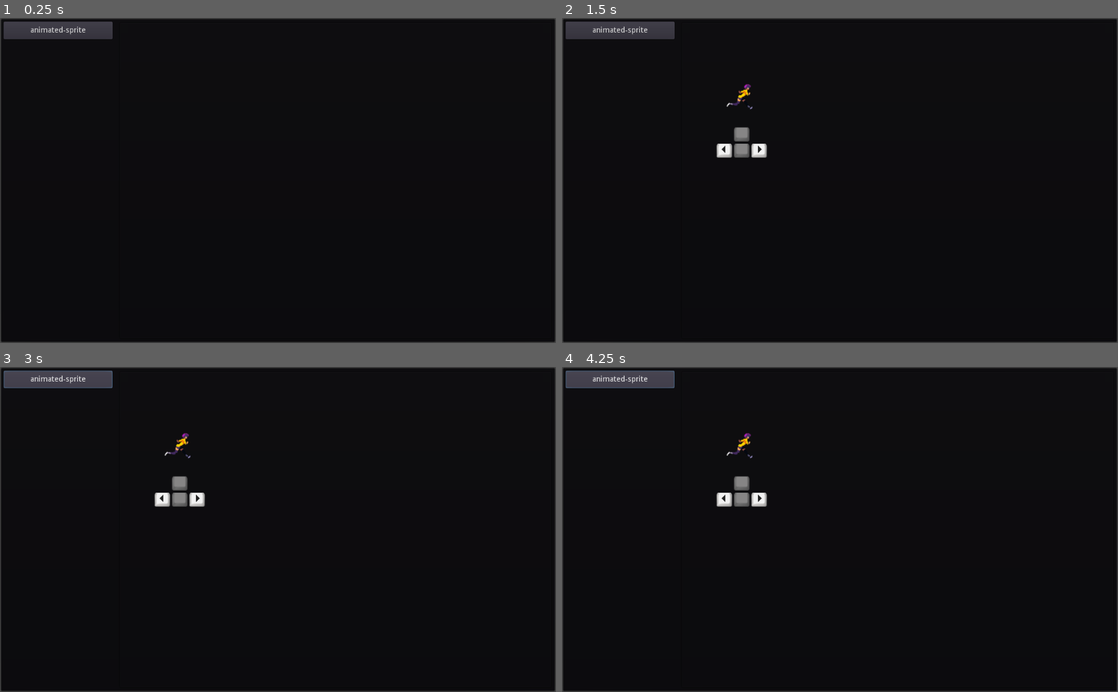
Above: before the commit, frames 1-4 (two rows, left to right).
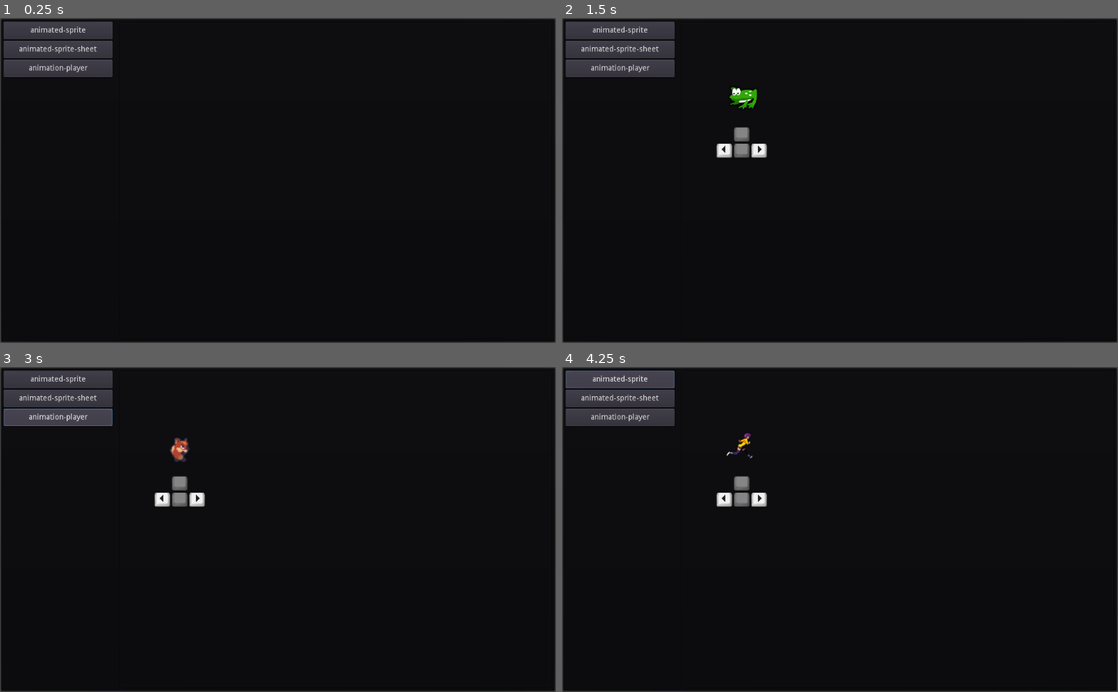
Above: after the commit, the same moments.

Repository: graydwarf/gc-2d-sprite-animations
Game: Godot game, scene res://2d-sprite-animation-examples.tscn
Same seed, same stepped clock (60 frames per second), same inputs: the game is played once before the commit and once after it.
Inputs (mouse positions are in pixels of both pictures, inside the frame that each line leads up to):
- Up to frame 1 (0.25 s): no input
- Up to frame 2 (1.5 s): click "animated-sprite" (after the commit: "animated-sprite-sheet") at 0.5 s; click (723, 151) at 1.25 s
- Up to frame 3 (3 s): click (194, 500) at 2 s; click "animated-sprite" (after the commit: "animation-player") at 2.75 s
- Up to frame 4 (4.25 s): click "animated-sprite" at 3.5 s

The runs differ from the first frame. In frame 1, 2.1% of the frame differs, in the area x 0-21%, y 7-19%; in frame 2, 2.4%; in frame 3, 2.4%, in the area x 0-35%, y 1-30%; in frame 4, 2.1%.

Commit message:
Added two new examples. Sprite-sheet and animation-player

Diff:
--- /dev/null
+++ b/examples/animated-sprite-sheet.gd
@@ -0,0 +1,80 @@
+extends Node2D
+
+# Keyboard Buttons:
+#   https://docs.godotengine.org/en/stable/classes/class_animatedsprite.html
+
+# Animated Sprite Tutorial:
+#   https://docs.godotengine.org/en/stable/tutorials/2d/2d_sprite_animation.html
+
+onready var _animatedSprite = $AnimatedSprite
+var _facingDirection = ""
+
+var _listOfEventKeysForUiLeft : Array
+var _listOfEventKeysForUiRight : Array
+
+# Note: Input handling is primitive to keep code minimal.
+func _process(_delta):
+	if _facingDirection == "" && Input.is_action_pressed("ui_left"):
+		MoveInDirection("Left")
+	elif _facingDirection == "" && Input.is_action_pressed("ui_right"):
+		MoveInDirection("Right")
+
+	if _facingDirection == "Left" && Input.is_action_just_released("ui_left"):
+		StopMovement()
+	elif _facingDirection == "Right" && Input.is_action_just_released("ui_right"):
+		StopMovement()
+
+func MoveInDirection(dir):
+	_animatedSprite.play("jump")
+	_facingDirection = dir
+	if dir == "Right":
+		_animatedSprite.flip_h = true
+	else:
+		_animatedSprite.flip_h = false
+
+func StopMovement():
+	_animatedSprite.stop()
+	_facingDirection = ""
+
+# Note: These key bindings can normally be done through
+# Project Settings -> Input Map but we load this project
+# inside Godot Companion where we swap out different key
+# bindings between different examples.
+func AddKeyBindings():
+	var listOfLeftBinds = [KEY_A, KEY_J]
+	var listOfRightBinds = [KEY_D, KEY_L]
+	for key in listOfLeftBinds:
+		var inputEventKey = AddInputEventKey(key, "ui_left")
+		_listOfEventKeysForUiLeft.append(inputEventKey)
+
+	for key in listOfRightBinds:
+		var inputEventKey = AddInputEventKey(key, "ui_right")
+		_listOfEventKeysForUiRight.append(inputEventKey)
+
+func AddInputEventKey(key, uiEventName):
+	var inputEventKey = InputEventKey.new()
+	inputEventKey.scancode = key
+	InputMap.action_add_event(uiEventName, inputEventKey)
+	return inputEventKey
+
+func RemoveKeyBindings():
+	for key in _listOfEventKeysForUiLeft:
+		InputMap.action_erase_event("ui_left", key)
+
+	for key in _listOfEventKeysForUiRight:
+		InputMap.action_erase_event("ui_right", key)
+
+	_listOfEventKeysForUiLeft.clear()
+	_listOfEventKeysForUiRight.clear()
+
+# shared support functions
+# used when running locally
+# used when running within godot-companion
+func Start():
+	AddKeyBindings()
+
+func Stop():
+	RemoveKeyBindings()
+
+func GetGodotDocUrl():
+	return "tutorials/2d/2d_sprite_animation.html"
--- /dev/null
+++ b/examples/animated-sprite-sheet.tscn
@@ -0,0 +1,52 @@
+[gd_scene load_steps=10 format=2]
+
+[ext_resource path="res://assets/sprite-sheet/2d_animation_frog_spritesheet.png" type="Texture" id=1]
+[ext_resource path="res://examples/animated-sprite-sheet.gd" type="Script" id=2]
+[ext_resource path="res://examples/left-right-keyboard-keys.tscn" type="PackedScene" id=10]
+
+[sub_resource type="AtlasTexture" id=1]
+flags = 4
+atlas = ExtResource( 1 )
+region = Rect2( 0, 0, 64, 64 )
+
+[sub_resource type="AtlasTexture" id=2]
+flags = 4
+atlas = ExtResource( 1 )
+region = Rect2( 64, 0, 64, 64 )
+
+[sub_resource type="AtlasTexture" id=3]
+flags = 4
+atlas = ExtResource( 1 )
+region = Rect2( 128, 0, 64, 64 )
+
+[sub_resource type="AtlasTexture" id=4]
+flags = 4
+atlas = ExtResource( 1 )
+region = Rect2( 192, 0, 64, 64 )
+
+[sub_resource type="SpriteFrames" id=5]
+animations = [ {
+"frames": [ SubResource( 1 ), SubResource( 2 ), SubResource( 3 ), SubResource( 4 ) ],
+"loop": true,
+"name": "jump",
+"speed": 5.0
+} ]
+
+[sub_resource type="RectangleShape2D" id=6]
+extents = Vector2( 31, 31 )
+
+[node name="animated-sprite-sheet" type="KinematicBody2D"]
+script = ExtResource( 2 )
+
+[node name="AnimatedSprite" type="AnimatedSprite" parent="."]
+position = Vector2( 113, 131 )
+frames = SubResource( 5 )
+animation = "jump"
+
+[node name="KeyboardKeys" parent="." instance=ExtResource( 10 )]
+position = Vector2( 63.8999, 220.954 )
+
+[node name="CollisionShape2D" type="CollisionShape2D" parent="."]
+visible = false
+position = Vector2( 112, 137 )
+shape = SubResource( 6 )
--- a/examples/animated-sprite.tscn
+++ b/examples/animated-sprite.tscn
@@ -1,14 +1,14 @@
 [gd_scene load_steps=13 format=2]
 
-[ext_resource path="res://assets/run_animation/run-6.png" type="Texture" id=1]
-[ext_resource path="res://assets/run_animation/run-7.png" type="Texture" id=2]
+[ext_resource path="res://assets/run-animation/run-6.png" type="Texture" id=1]
+[ext_resource path="res://assets/run-animation/run-7.png" type="Texture" id=2]
 [ext_resource path="res://examples/animated-sprite.gd" type="Script" id=3]
-[ext_resource path="res://assets/run_animation/run-3.png" type="Texture" id=4]
-[ext_resource path="res://assets/run_animation/run-4.png" type="Texture" id=5]
-[ext_resource path="res://assets/run_animation/run-1.png" type="Texture" id=6]
-[ext_resource path="res://assets/run_animation/run-2.png" type="Texture" id=7]
-[ext_resource path="res://assets/run_animation/run-8.png" type="Texture" id=8]
-[ext_resource path="res://assets/run_animation/run-5.png" type="Texture" id=9]
+[ext_resource path="res://assets/run-animation/run-3.png" type="Texture" id=4]
+[ext_resource path="res://assets/run-animation/run-4.png" type="Texture" id=5]
+[ext_resource path="res://assets/run-animation/run-1.png" type="Texture" id=6]
+[ext_resource path="res://assets/run-animation/run-2.png" type="Texture" id=7]
+[ext_resource path="res://assets/run-animation/run-8.png" type="Texture" id=8]
+[ext_resource path="res://assets/run-animation/run-5.png" type="Texture" id=9]
 [ext_resource path="res://examples/left-right-keyboard-keys.tscn" type="PackedScene" id=10]
 
 [sub_resource type="SpriteFrames" id=1]
--- /dev/null
+++ b/examples/animation-player.gd
@@ -0,0 +1,80 @@
+extends Node2D
+
+# Keyboard Buttons:
+#   https://docs.godotengine.org/en/stable/classes/class_animatedsprite.html
+
+# Animated Sprite Tutorial:
+#   https://docs.godotengine.org/en/stable/tutorials/2d/2d_sprite_animation.html
+
+onready var _animation_player = $AnimationPlayer
+var _facingDirection = ""
+
+var _listOfEventKeysForUiLeft : Array
+var _listOfEventKeysForUiRight : Array
+
+# Note: Input handling is primitive to keep code minimal.
+func _process(_delta):
+	if _facingDirection == "" && Input.is_action_pressed("ui_left"):
+		MoveInDirection("Left")
+	elif _facingDirection == "" && Input.is_action_pressed("ui_right"):
+		MoveInDirection("Right")
+
+	if _facingDirection == "Left" && Input.is_action_just_released("ui_left"):
+		StopMovement()
+	elif _facingDirection == "Right" && Input.is_action_just_released("ui_right"):
+		StopMovement()
+
+func MoveInDirection(dir):
+	_animation_player.play("walk")
+	_facingDirection = dir
+	if dir == "Left":
+		$Sprite.flip_h = true
+	else:
+		$Sprite.flip_h = false
+
+func StopMovement():
+	_animation_player.stop()
+	_facingDirection = ""
+
+# Note: These key bindings can normally be done through
+# Project Settings -> Input Map but we load this project
+# inside Godot Companion where we swap out different key
+# bindings between different examples.
+func AddKeyBindings():
+	var listOfLeftBinds = [KEY_A, KEY_J]
+	var listOfRightBinds = [KEY_D, KEY_L]
+	for key in listOfLeftBinds:
+		var inputEventKey = AddInputEventKey(key, "ui_left")
+		_listOfEventKeysForUiLeft.append(inputEventKey)
+
+	for key in listOfRightBinds:
+		var inputEventKey = AddInputEventKey(key, "ui_right")
+		_listOfEventKeysForUiRight.append(inputEventKey)
+
+func AddInputEventKey(key, uiEventName):
+	var inputEventKey = InputEventKey.new()
+	inputEventKey.scancode = key
+	InputMap.action_add_event(uiEventName, inputEventKey)
+	return inputEventKey
+
+func RemoveKeyBindings():
+	for key in _listOfEventKeysForUiLeft:
+		InputMap.action_erase_event("ui_left", key)
+
+	for key in _listOfEventKeysForUiRight:
+		InputMap.action_erase_event("ui_right", key)
+
+	_listOfEventKeysForUiLeft.clear()
+	_listOfEventKeysForUiRight.clear()
+
+# shared support functions
+# used when running locally
+# used when running within godot-companion
+func Start():
+	AddKeyBindings()
+
+func Stop():
+	RemoveKeyBindings()
+
+func GetGodotDocUrl():
+	return "tutorials/2d/2d_sprite_animation.html"
--- /dev/null
+++ b/examples/animation-player.tscn
@@ -0,0 +1,46 @@
+[gd_scene load_steps=6 format=2]
+
+[ext_resource path="res://assets/animation-player-sheet/2d_animation_player-run.png" type="Texture" id=1]
+[ext_resource path="res://examples/animation-player.gd" type="Script" id=2]
+[ext_resource path="res://examples/left-right-keyboard-keys.tscn" type="PackedScene" id=10]
+
+[sub_resource type="RectangleShape2D" id=1]
+extents = Vector2( 31, 31 )
+
+[sub_resource type="Animation" id=2]
+resource_name = "walk"
+length = 0.6
+loop = true
+tracks/0/type = "value"
+tracks/0/path = NodePath("Sprite:frame")
+tracks/0/interp = 1
+tracks/0/loop_wrap = true
+tracks/0/imported = false
+tracks/0/enabled = true
+tracks/0/keys = {
+"times": PoolRealArray( 0, 0.1, 0.2, 0.3, 0.4, 0.5 ),
+"transitions": PoolRealArray( 1, 1, 1, 1, 1, 1 ),
+"update": 1,
+"values": [ 0, 1, 2, 3, 4, 5 ]
+}
+
+[node name="animation-player" type="KinematicBody2D"]
+script = ExtResource( 2 )
+
+[node name="Sprite" type="Sprite" parent="."]
+position = Vector2( 113, 136 )
+scale = Vector2( 2, 2 )
+texture = ExtResource( 1 )
+hframes = 6
+frame = 5
+
+[node name="CollisionShape2D" type="CollisionShape2D" parent="."]
+visible = false
+position = Vector2( 112, 137 )
+shape = SubResource( 1 )
+
+[node name="AnimationPlayer" type="AnimationPlayer" parent="."]
+anims/walk = SubResource( 2 )
+
+[node name="KeyboardKeys" parent="." instance=ExtResource( 10 )]
+position = Vector2( 63.8999, 220.954 )
--- a/examples/left-right-keyboard-keys.tscn
+++ b/examples/left-right-keyboard-keys.tscn
@@ -45,7 +45,3 @@
 __meta__ = {
 "_edit_use_anchors_": false
 }
-[connection signal="button_down" from="LeftButton" to="." method="_on_LeftButton_button_down"]
-[connection signal="button_up" from="LeftButton" to="." method="_on_LeftButton_button_up"]
-[connection signal="button_down" from="RightButton" to="." method="_on_RightButton_button_down"]
-[connection signal="button_up" from="RightButton" to="." method="_on_RightButton_button_up"]
--- a/support/examples.tscn
+++ b/support/examples.tscn
@@ -1,7 +1,9 @@
-[gd_scene load_steps=3 format=2]
+[gd_scene load_steps=5 format=2]
 
 [ext_resource path="res://examples/animated-sprite.tscn" type="PackedScene" id=1]
+[ext_resource path="res://examples/animated-sprite-sheet.tscn" type="PackedScene" id=2]
 [ext_resource path="res://support/examples.gd" type="Script" id=3]
+[ext_resource path="res://examples/animation-player.tscn" type="PackedScene" id=4]
 
 [node name="examples" type="HBoxContainer"]
 anchor_right = 1.0
@@ -64,3 +66,9 @@
 
 [node name="animated-sprite" parent="HSplitContainer/PanelContainer" instance=ExtResource( 1 )]
 visible = false
+
+[node name="animated-sprite-sheet" parent="HSplitContainer/PanelContainer" instance=ExtResource( 2 )]
+visible = false
+
+[node name="animation-player" parent="HSplitContainer/PanelContainer" instance=ExtResource( 4 )]
+visible = false
--- a/support/gc-examples.tscn
+++ b/support/gc-examples.tscn
@@ -1,8 +1,16 @@
-[gd_scene load_steps=2 format=2]
+[gd_scene load_steps=4 format=2]
 
+[ext_resource path="res://examples/animation-player.tscn" type="PackedScene" id=1]
 [ext_resource path="res://examples/animated-sprite.tscn" type="PackedScene" id=2]
+[ext_resource path="res://examples/animated-sprite-sheet.tscn" type="PackedScene" id=3]
 
 [node name="GC-Examples" type="Node2D"]
 
 [node name="animated-sprite" parent="." instance=ExtResource( 2 )]
 visible = false
+
+[node name="animated-sprite-sheet" parent="." instance=ExtResource( 3 )]
+visible = false
+
+[node name="animation-player" parent="." instance=ExtResource( 1 )]
+visible = false
Binary file added: assets/animation-player-sheet/2d_animation_player-run.png
Not shown, added: assets/animation-player-sheet/2d_animation_player-run.png.import
Renamed: assets/run_animation/run-1.png -> assets/run-animation/run-1.png
Not shown, added: assets/run-animation/run-1.png.import
Renamed: assets/run_animation/run-2.png -> assets/run-animation/run-2.png
Not shown, added: assets/run-animation/run-2.png.import
Renamed: assets/run_animation/run-3.png -> assets/run-animation/run-3.png
Not shown, added: assets/run-animation/run-3.png.import
Renamed: assets/run_animation/run-4.png -> assets/run-animation/run-4.png
Not shown, added: assets/run-animation/run-4.png.import
Renamed: assets/run_animation/run-5.png -> assets/run-animation/run-5.png
Not shown, added: assets/run-animation/run-5.png.import
(and 9 more such lines)
